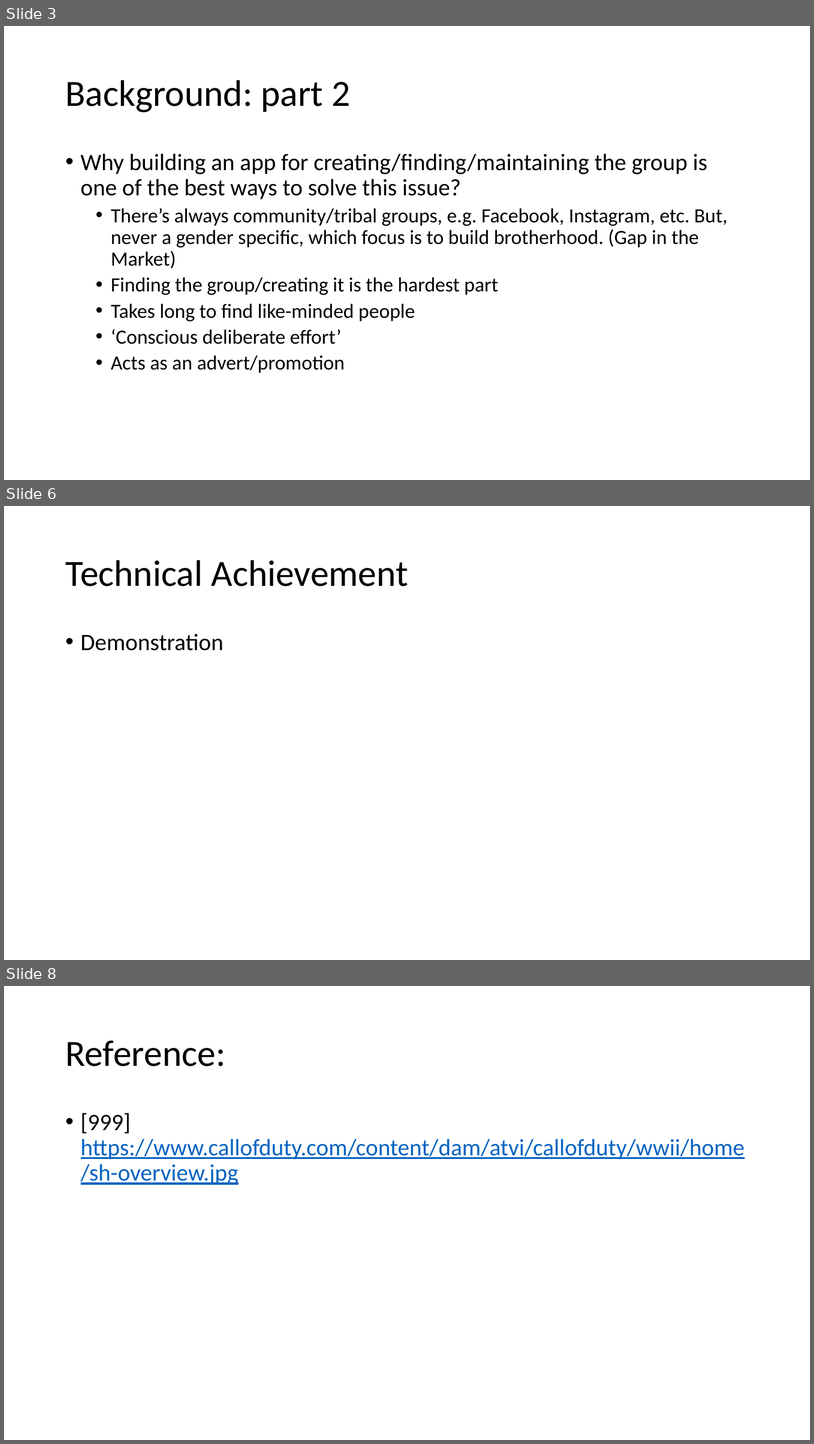
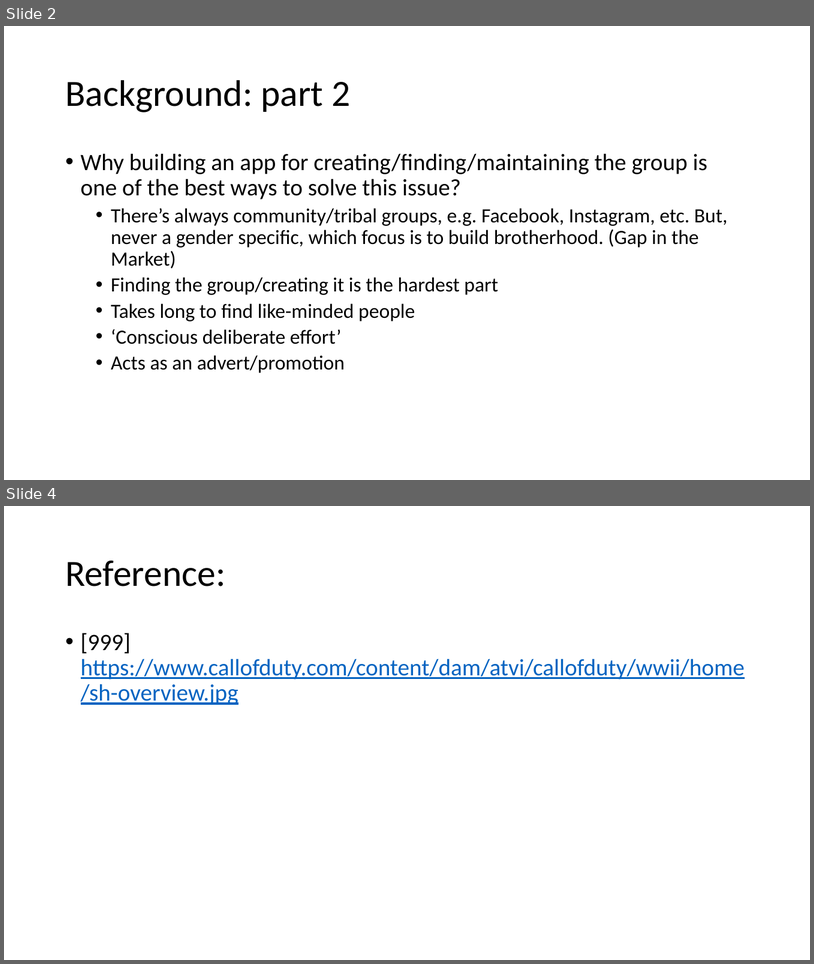
Before and after one commit to AjayaRai/bro-online, a slide deck: MVP/MVP Presentation.pptx. Shown one above the other, each under a label of ours: slides 3, 6 and 8 before the commit, slides 2 and 4 after it; the slides between them are not shown. The pictures are 814x1444 and 814x964 pixels, drawn with LibreOffice and Linux fonts; fonts in the diff are those of the drawing. Boxes give left, top, right and bottom in pixels: in the first picture for what was removed or moved away, otherwise in the second. Text is boxed around its words. In the diff, an @@ line names an element or a change of style, - is before the commit and + after.

```diff
--- a/MVP/MVP Presentation.pptx
+++ b/MVP/MVP Presentation.pptx
@@ slide 6 removed at (4, 506, 810, 960), background #FFFFFF @@
@@ title removed at (65, 560, 408, 586) @@
-Technical Achievement
@@ text removed at (81, 634, 224, 651) @@
-• Demonstration
@@ what was slide 3 is now slide 2 @@
@@ what was slide 8 is now slide 4 @@
```
Also in this commit, not shown: 1 slide changed, 3 other slides removed, 8 other files.
